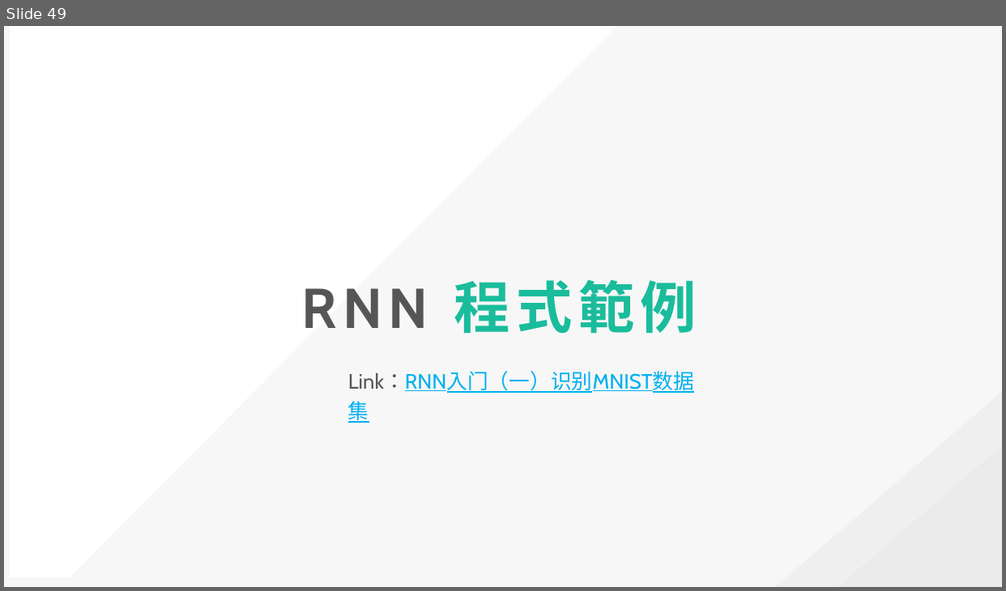
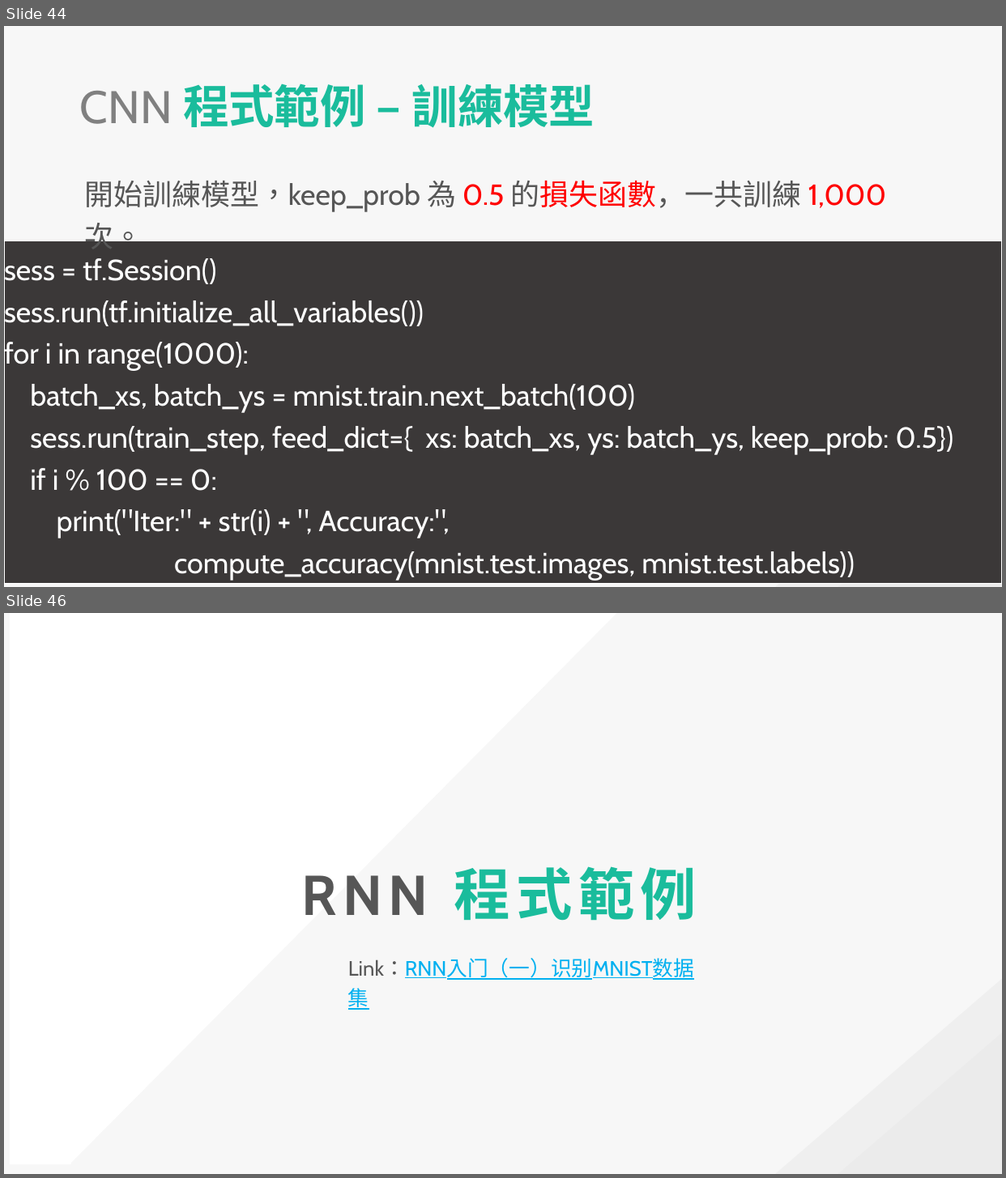
Before and after one commit to explooosion/deep-learn-example, a slide deck: CNN&RNN_20181019.pptx. Shown one above the other, each under a label of ours: slide 49 before the commit, slides 44 and 46 after it; the slides between them are not shown. The pictures are 1006x591 and 1006x1178 pixels, drawn with LibreOffice and Linux fonts; fonts in the diff are those of the drawing. Boxes give left, top, right and bottom in pixels: in the first picture for what was removed or moved away, otherwise in the second. Text is boxed around its words. In the diff, an @@ line names an element or a change of style, - is before the commit and + after.

```diff
--- a/CNN&RNN_20181019.pptx
+++ b/CNN&RNN_20181019.pptx
@@ slide 44 added at bbox=[4, 26, 1002, 587], background #F7F7F7; not listed: 2 template elements that a slide beside it also shows @@
@@ text added at bbox=[80, 84, 595, 128], 44 pt, text #1ABC9C, bold @@
+CNN 程式範例 – 訓練模型
@@ text added at bbox=[85, 180, 887, 212], 28 pt, text #565656 @@
+開始訓練模型，keep_prob 為 0.5 的損失函數，一共訓練 1,000 次。
@@ rectangle added at bbox=[4, 241, 1002, 584], fill #3B3838, outline #FFFFFF 0.75 pt, 28 pt, text #FFFFFF @@
+sess = tf.Session()
+sess.run(tf.initialize_all_variables())
+for i in range(1000):
+batch_xs, batch_ys = mnist.train.next_batch(100)
+sess.run(train_step, feed_dict={ xs: batch_xs, ys: batch_ys, keep_prob: 0.5})
+if i % 100 == 0:
+print("Iter:" + str(i) + ", Accuracy:",
+compute_accuracy(mnist.test.images, mnist.test.labels))
@@ what was slide 49 is now slide 46 @@
```
Also in this commit, not shown: 2 slides changed, 13 other slides added, 17 slides removed.
